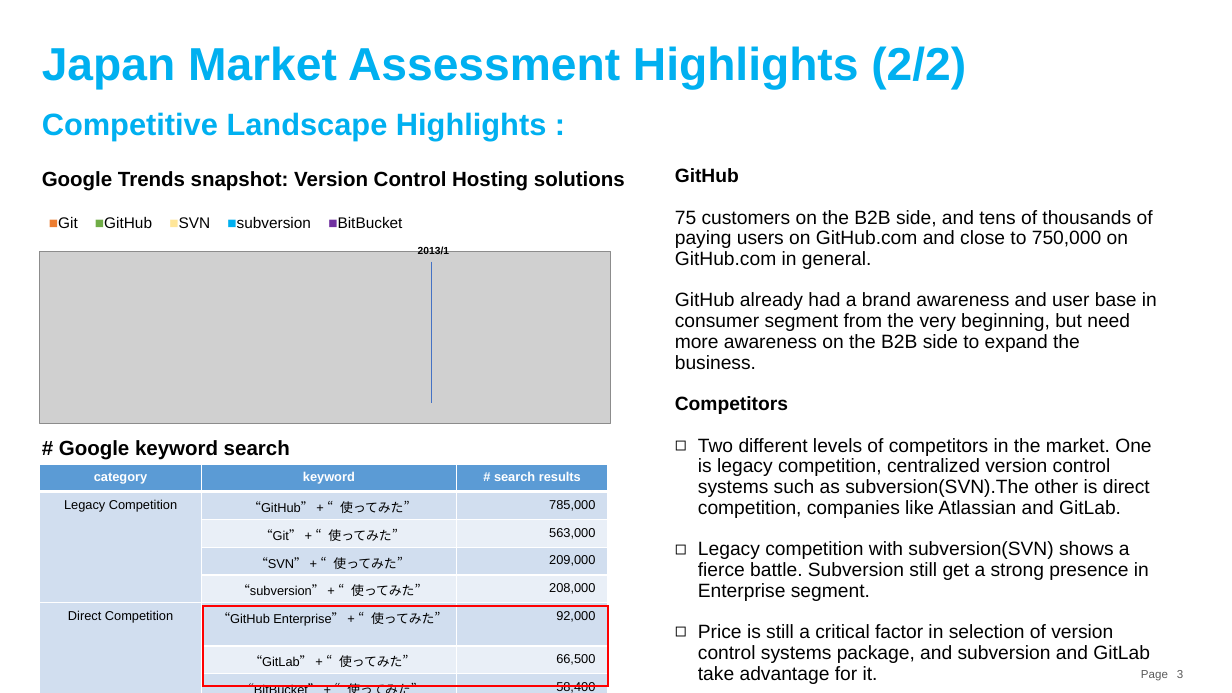
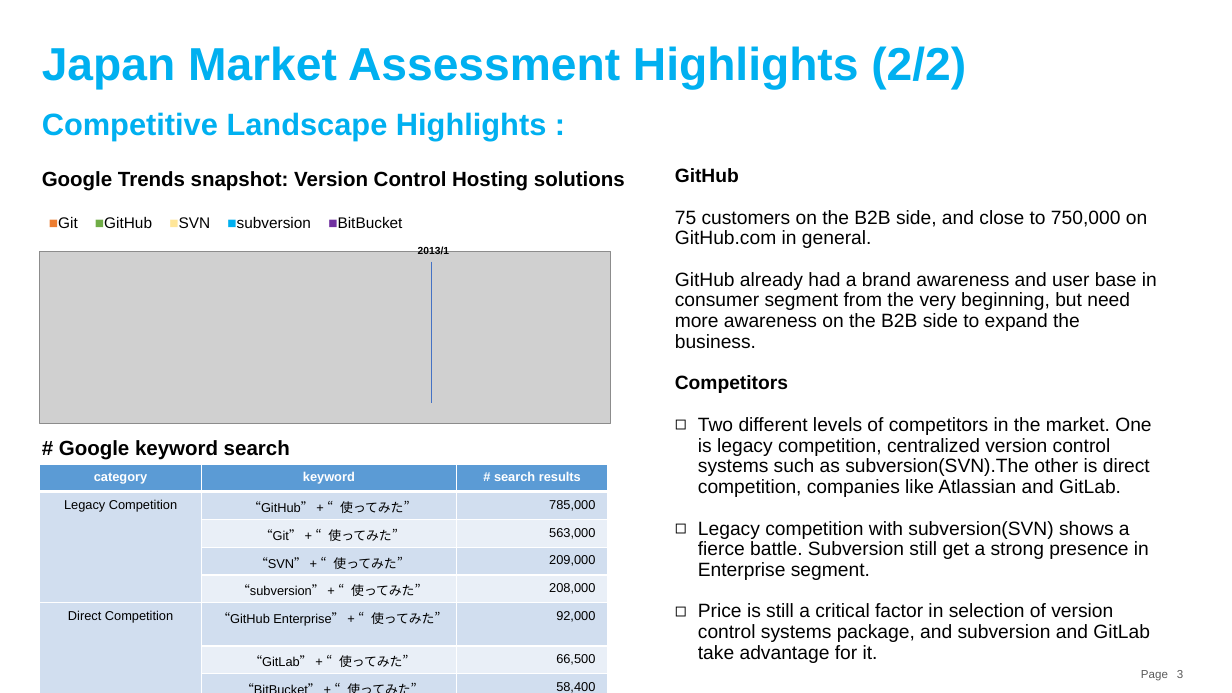
Before and after one commit to souebina/GitHub-Japan-Marketing-Plan, a slide deck: slide 3 of GitHub Japan Marketing Strategy.pptx. Drawn at 1232x693 pixels with LibreOffice and Linux fonts; fonts in the diff are those of the drawing; grey boxes stand for pictures. Boxes give left, top, right and bottom in pixels: in the first picture for what was removed or moved away, otherwise in the second. Text is boxed around its words. In the diff, an @@ line names an element or a change of style, - is before the commit and + after.

```diff
--- a/GitHub Japan Marketing Strategy.pptx
+++ b/GitHub Japan Marketing Strategy.pptx
@@ text at bbox=[675, 210, 1147, 248]: text changed @@
-75 customers on the B2B side, and tens of thousands of paying users on GitHub.com and close to 750,000 on GitHub.com in general.
+75 customers on the B2B side, and close to 750,000 on GitHub.com in general.
@@ rectangle removed at bbox=[202, 606, 607, 686] @@
```
Also in this commit, not shown: 2 other slides changed.
